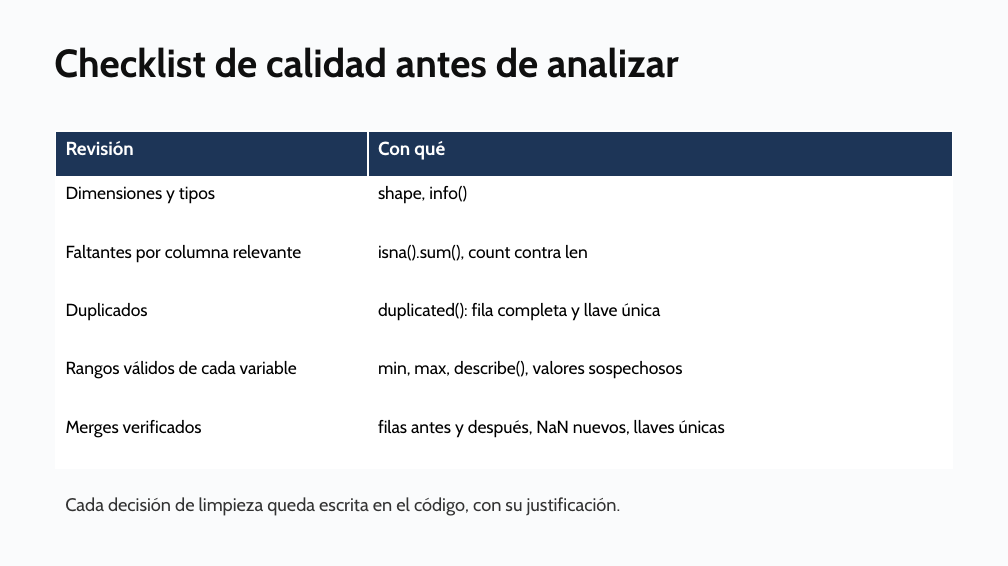
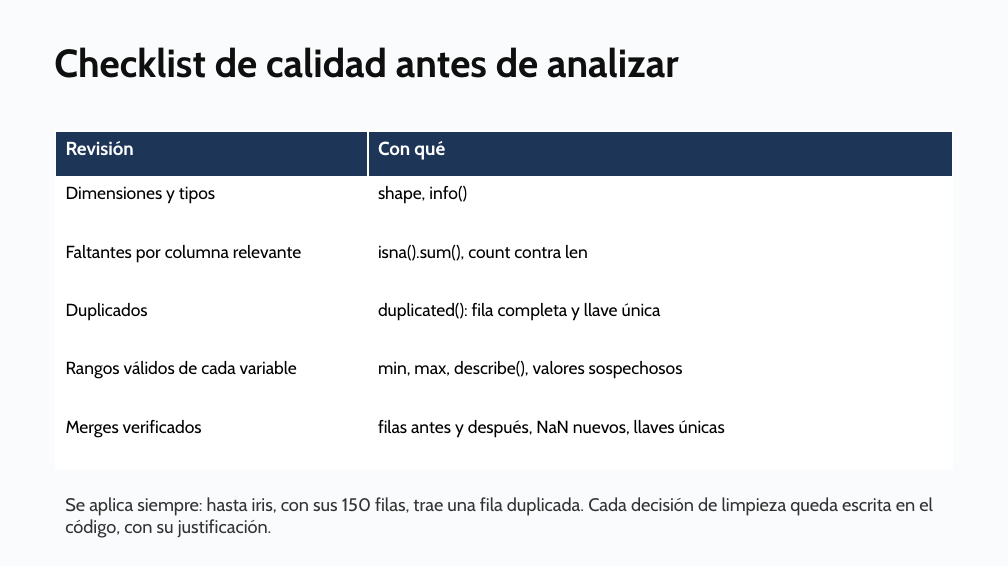
Before and after one commit to daniopitz/cienciadatos, a slide deck: slide 54 of presentaciones/clase03_visualizacion_eda.pptx (slide 56 before the commit). Drawn at 1008x566 pixels with LibreOffice and Linux fonts; fonts in the diff are those of the drawing. Boxes give left, top, right and bottom in pixels: in the first picture for what was removed or moved away, otherwise in the second. Text is boxed around its words. In the diff, an @@ line names an element or a change of style, - is before the commit and + after.

```diff
--- a/presentaciones/clase03_visualizacion_eda.pptx
+++ b/presentaciones/clase03_visualizacion_eda.pptx
@@ text at [65, 497, 933, 538]: text changed @@
-Cada decisión de limpieza queda escrita en el código, con su justificación.
+Se aplica siempre: hasta iris, con sus 150 filas, trae una fila duplicada. Cada decisión de limpieza queda escrita en el código, con su justificación.
```
Also in this commit, not shown: 3 slides removed, 2 other files.
